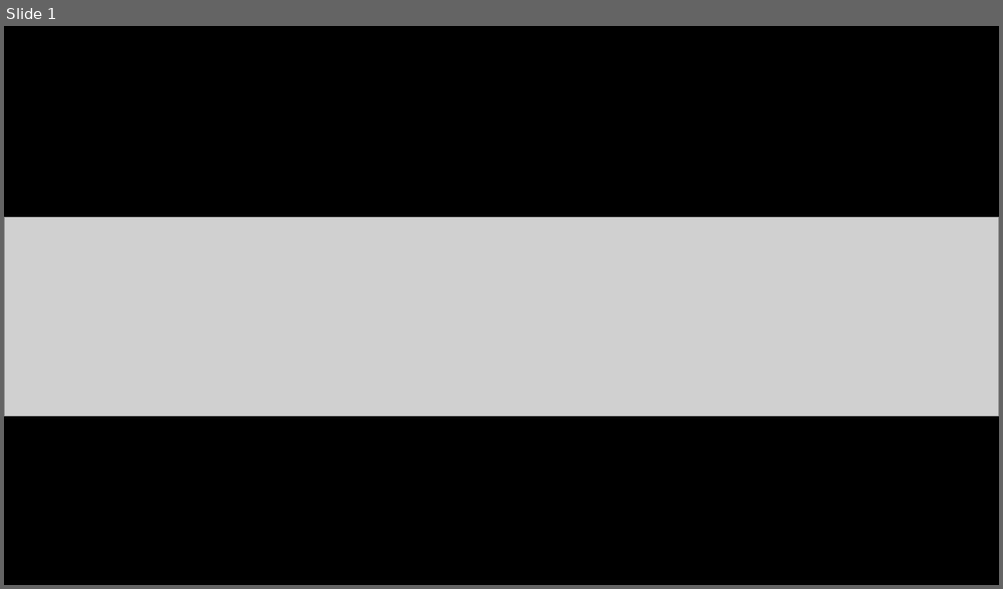
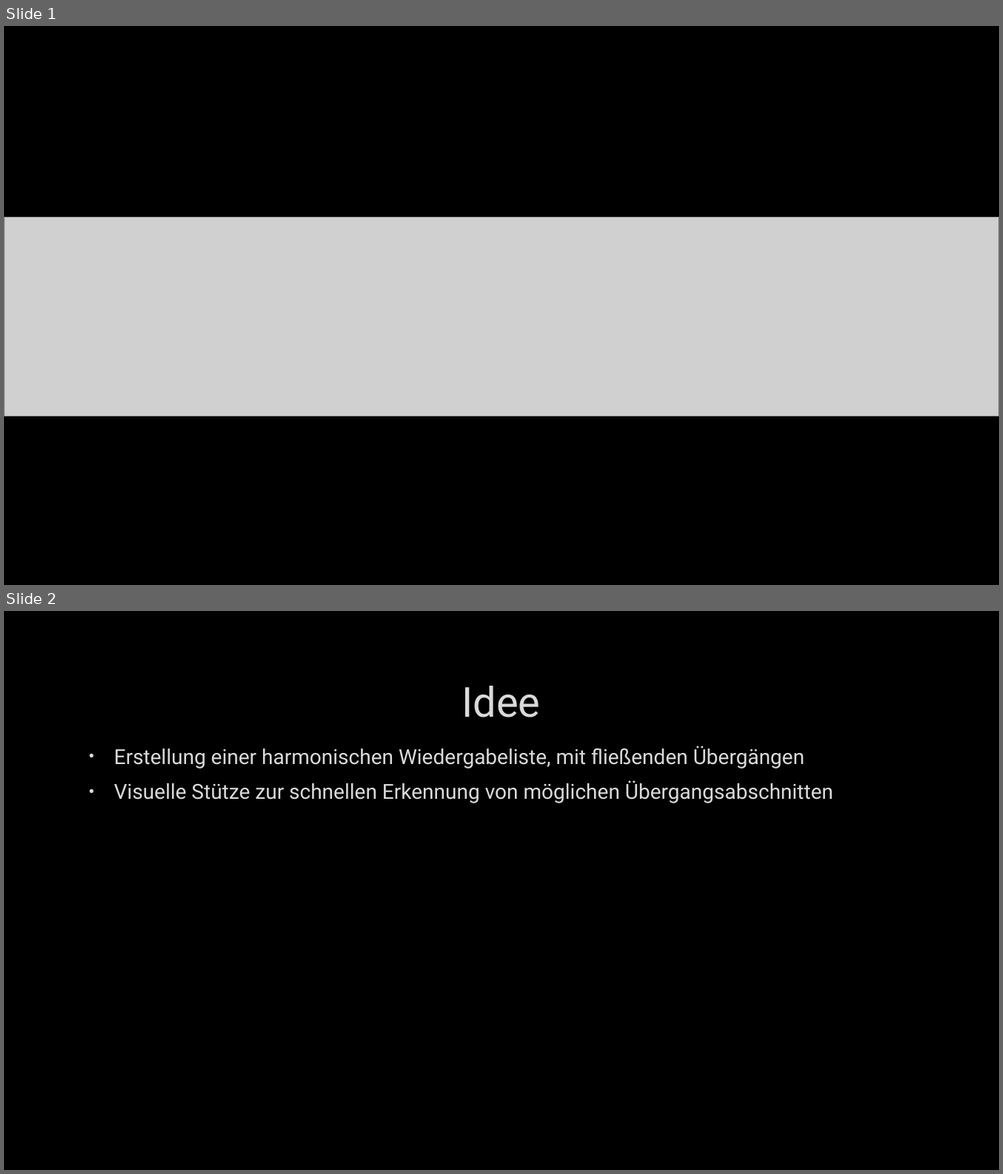
Before and after one commit to kminhc/ewsbeleg, a slide deck: Präsentation1.pptx. Shown one above the other, each under a label of ours: slide 1 before the commit, slides 1 and 2 after it. The pictures are 1003x589 and 1003x1174 pixels, drawn with LibreOffice and Linux fonts; fonts in the diff are those of the drawing; grey boxes stand for pictures; background and template pictures are left out. Boxes give left, top, right and bottom in pixels: in the first picture for what was removed or moved away, otherwise in the second. Text is boxed around its words. In the diff, an @@ line names an element or a change of style, - is before the commit and + after.

```diff
--- a/Präsentation1.pptx
+++ b/Präsentation1.pptx
@@ slide 2 added at bbox=[4, 611, 999, 1170], background picture (left out) @@
@@ title added at bbox=[461, 686, 540, 718], 40 pt, text #DADADA @@
+Idee
@@ text added at bbox=[114, 746, 833, 803], 20 pt, text #DADADA @@
+• Erstellung einer harmonischen Wiedergabeliste, mit fließenden Übergängen
+• Visuelle Stütze zur schnellen Erkennung von möglichen Übergangsabschnitten
```
Also in this commit, not shown: 1 other slide added.
